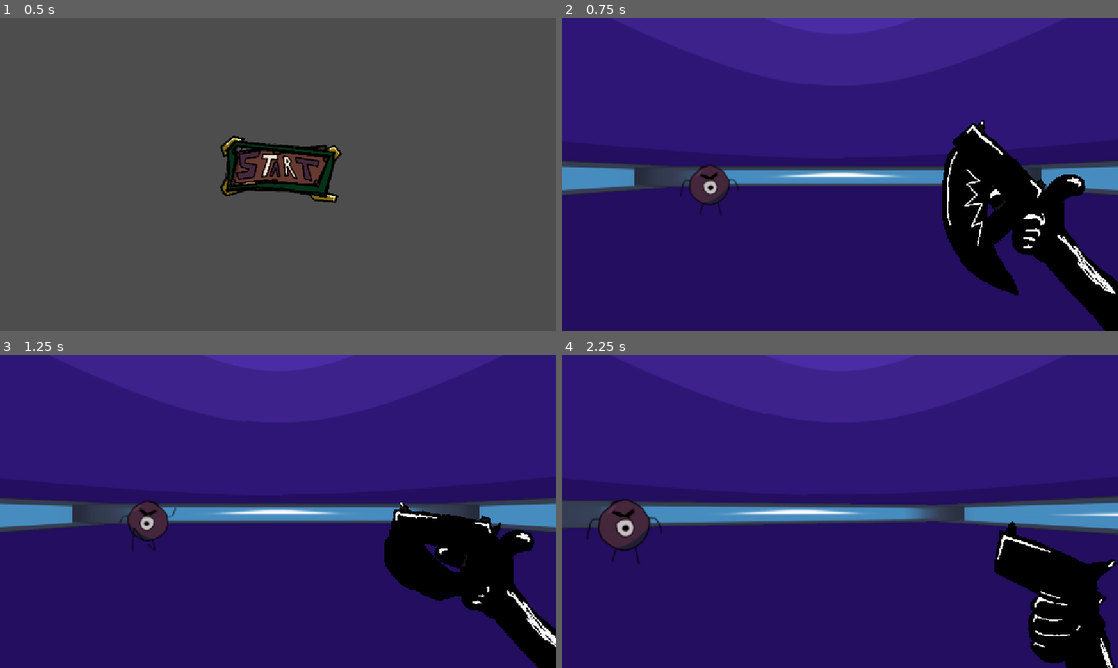
Above: before the commit, frames 1-4 (two rows, left to right).
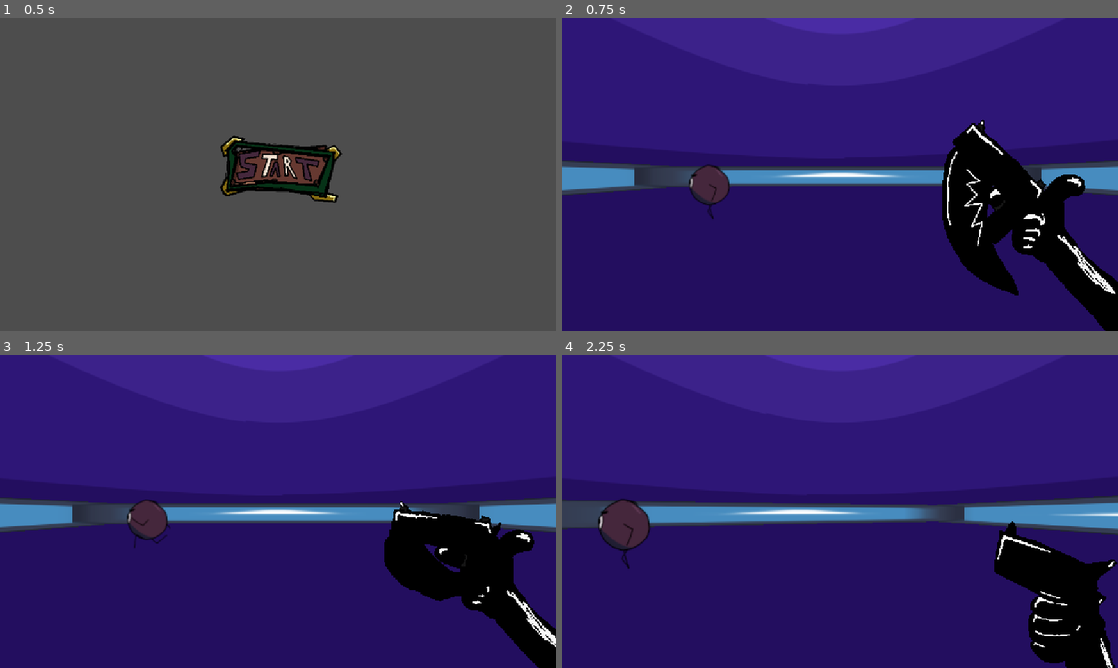
Above: after the commit, the same moments.

Repository: Onthemoonjk/Baznooker
Game: Godot game, scene res://Main_menu.tscn
Two runs of this game, one before a commit and one after it. Both use one fixed random seed, a clock stepped at 60 frames per second and the inputs below. The engine's default icon, where the game draws it, is replaced by a stand-in: a white triangle on a blue panel in a dark square.
Inputs (mouse positions are in pixels of both pictures, inside the frame that each line leads up to):
- Up to frame 1 (0.5 s): no input
- Up to frame 2 (0.75 s): click (845, 171) at 0.5 s
- Up to frame 3 (1.25 s): no input
- Up to frame 4 (2.25 s): move the mouse to (962, 495) at 1.27 s; click (962, 495) at 1.35 s; move the mouse to (728, 527) at 2.02 s; hold S (debugback) from 2.03 s (still down); tap E (dilate) at 2.1 s

Frame 1 is identical in both runs. In frame 2, 0.3% of the frame differs, in the area x 21-32%, y 47-65%; in frame 3, 0.3%; in frame 4, 0.6%, in the area x 4-18%, y 46-69%.

Commit message:
Add files via upload

Diff:
--- a/Baznooker-main/badguy.gd
+++ b/Baznooker-main/badguy.gd
@@ -5,12 +5,26 @@
 func _ready() -> void:
 	sol.play(direction+"run")
 
+
 func finddir():
-	pass
+	var greg = dot(Vector3(-sin(get_viewport().get_camera_3d().global_rotation.y), 0, -cos(get_viewport().get_camera_3d().global_rotation.y)),Vector3(-sin(self.global_rotation.y), 0, -cos(self.global_rotation.y)))
+	print(greg)
+	if abs(greg) < 45:
+		return "bac"
+	if abs(greg) < 135:
+		if greg > 0:
+			return "lef"
+		else:
+			return "rig"
+	else:
+		return "for"
 
 # Called every frame. 'delta' is the elapsed time since the previous frame.
 func _process(_delta: float) -> void:
 	direction = finddir()
+	#print(direction)
+	sol.play(direction+"run")
+
 
 func _physics_process(delta: float) -> void:
 	#position.y = 0
@@ -18,5 +32,11 @@
 		position.y=0
 		linear_velocity.y=0
 
+
 func _on_solbadguy_animation_finished() -> void:
 	pass # Replace with function body.
+
+
+
+func dot(vector1: Vector3, vector2: Vector3) -> float:
+	return rad_to_deg(vector1.signed_angle_to(vector2,Vector3.UP))
--- a/Baznooker-main/badguy.tscn
+++ b/Baznooker-main/badguy.tscn
@@ -1,9 +1,10 @@
-[gd_scene load_steps=20 format=3 uid="uid://wu60h6gqi82l"]
+[gd_scene load_steps=25 format=3 uid="uid://wu60h6gqi82l"]
 
 [ext_resource type="Script" uid="uid://dki66owyh1qsy" path="res://badguy.gd" id="1_apgvv"]
 [ext_resource type="Texture2D" uid="uid://cpcid2wbpm5bd" path="res://assets/Ballrun-Sheet.png" id="1_lf2yb"]
 [ext_resource type="Texture2D" uid="uid://duc3d1651xs61" path="res://assets/Ballrunaway-Sheet.png" id="2_7xngi"]
 [ext_resource type="Texture2D" uid="uid://ha8wbv84wroa" path="res://assets/Ballrunstrafe-Sheet.png" id="4_2byf3"]
+[ext_resource type="Texture2D" uid="uid://cv02486nsbove" path="res://assets/Ballrunstrafe2-Sheet.png" id="4_v50gi"]
 
 [sub_resource type="PhysicsMaterial" id="PhysicsMaterial_coq8p"]
 bounce = 1.0
@@ -41,6 +42,22 @@
 
 [sub_resource type="AtlasTexture" id="AtlasTexture_2byf3"]
 atlas = ExtResource("1_lf2yb")
+region = Rect2(1800, 0, 600, 600)
+
+[sub_resource type="AtlasTexture" id="AtlasTexture_fj00k"]
+atlas = ExtResource("4_v50gi")
+region = Rect2(0, 0, 600, 600)
+
+[sub_resource type="AtlasTexture" id="AtlasTexture_8omm5"]
+atlas = ExtResource("4_v50gi")
+region = Rect2(600, 0, 600, 600)
+
+[sub_resource type="AtlasTexture" id="AtlasTexture_6j2fq"]
+atlas = ExtResource("4_v50gi")
+region = Rect2(1200, 0, 600, 600)
+
+[sub_resource type="AtlasTexture" id="AtlasTexture_5j3ix"]
+atlas = ExtResource("4_v50gi")
 region = Rect2(1800, 0, 600, 600)
 
 [sub_resource type="AtlasTexture" id="AtlasTexture_tyv15"]
@@ -97,6 +114,23 @@
 }, {
 "frames": [{
 "duration": 1.0,
+"texture": SubResource("AtlasTexture_fj00k")
+}, {
+"duration": 1.0,
+"texture": SubResource("AtlasTexture_8omm5")
+}, {
+"duration": 1.0,
+"texture": SubResource("AtlasTexture_6j2fq")
+}, {
+"duration": 1.0,
+"texture": SubResource("AtlasTexture_5j3ix")
+}],
+"loop": true,
+"name": &"lefrun",
+"speed": 5.0
+}, {
+"frames": [{
+"duration": 1.0,
 "texture": SubResource("AtlasTexture_tyv15")
 }, {
 "duration": 1.0,
@@ -109,7 +143,7 @@
 "texture": SubResource("AtlasTexture_gmb1w")
 }],
 "loop": true,
-"name": &"sidrun",
+"name": &"rigrun",
 "speed": 5.0
 }]
 
@@ -126,6 +160,6 @@
 transform = Transform3D(0.5, 0, 0, 0, 0.5, 0, 0, 0, 0.5, 0, -0.08, 0)
 billboard = 1
 sprite_frames = SubResource("SpriteFrames_v50gi")
-animation = &"sidrun"
+animation = &"lefrun"
 
 [connection signal="animation_finished" from="SOLBADGUY" to="." method="_on_solbadguy_animation_finished"]
--- a/Baznooker-main/gunarm.gd
+++ b/Baznooker-main/gunarm.gd
@@ -23,5 +23,5 @@
 	position=Vector2(0,0)
 
 func chargeshot(shootcharge):
-	position.y=RandomNumberGenerator.new().randf_range(-10*shootcharge,0)
+	position.y=RandomNumberGenerator.new().randf_range(10*shootcharge,0)
 	position.x=RandomNumberGenerator.new().randf_range(-10*shootcharge,0)
--- a/Baznooker-main/test_scene.tscn
+++ b/Baznooker-main/test_scene.tscn
@@ -104,12 +104,6 @@
 [node name="Entity1" parent="enermies" groups=["Enemy"] instance=ExtResource("1_sasra")]
 transform = Transform3D(1, 0, 0, 0, 1, 0, 0, 0, 1, 6.66044, 0, -4.87427)
 
-[node name="Entity2" parent="enermies" groups=["Enemy"] instance=ExtResource("1_sasra")]
-transform = Transform3D(1, 0, 0, 0, 1, 0, 0, 0, 1, 1.70527, 0, 8.91311)
-
-[node name="Entity3" parent="enermies" groups=["Enemy"] instance=ExtResource("1_sasra")]
-transform = Transform3D(1, 0, 0, 0, 1, 0, 0, 0, 1, -5.96416, 0, 14.4167)
-
 [node name="WorldEnvironment" type="WorldEnvironment" parent="."]
 environment = SubResource("Environment_buypi")
 
Binary file added: Baznooker-main/assets/Ballrunstrafe2-Sheet.png
Not shown, added: Baznooker-main/assets/Ballrunstrafe2-Sheet.png.import
